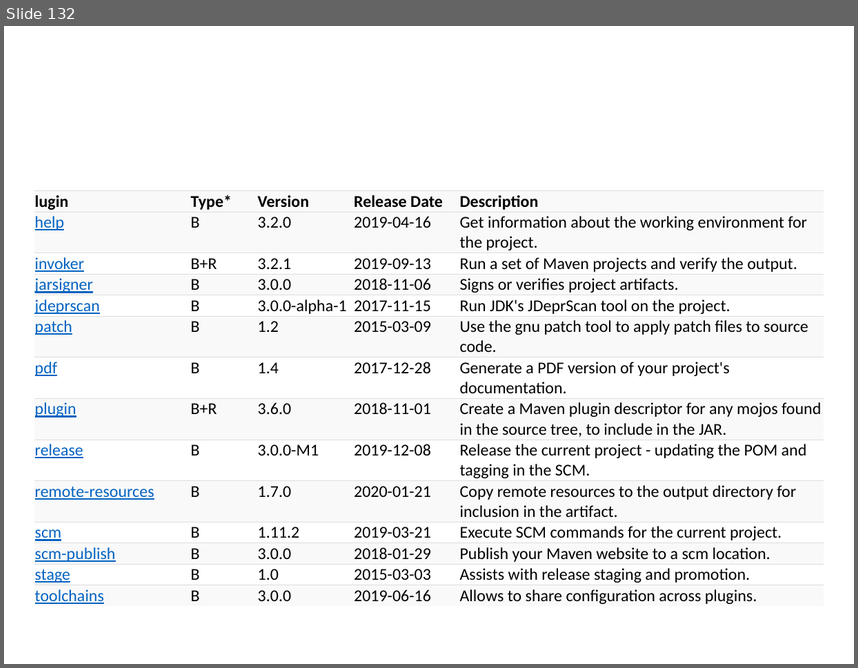
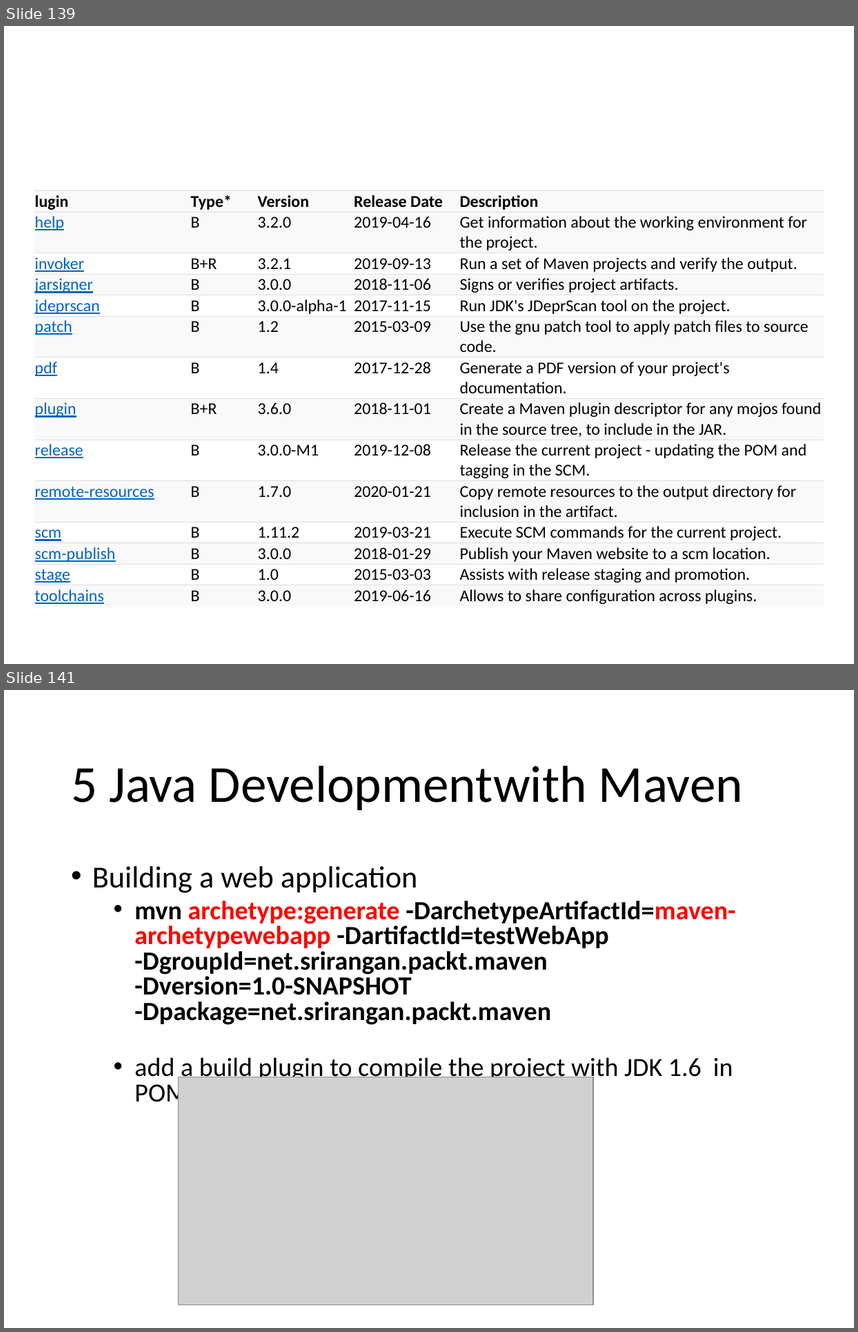
Before and after one commit to lawren43/mytest-repo, a slide deck: test-maven/doc/20191023-Maven Tutorial.pptx. Shown one above the other, each under a label of ours: slide 132 before the commit, slides 139 and 141 after it; the slides between them are not shown. The pictures are 858x668 and 858x1332 pixels, drawn with LibreOffice and Linux fonts; fonts in the diff are those of the drawing; grey boxes stand for pictures. Boxes give left, top, right and bottom in pixels: in the first picture for what was removed or moved away, otherwise in the second. Text is boxed around its words. In the diff, an @@ line names an element or a change of style, - is before the commit and + after.

```diff
--- a/test-maven/doc/20191023-Maven Tutorial.pptx
+++ b/test-maven/doc/20191023-Maven Tutorial.pptx
@@ slide 141 added at (x1=4, y1=690, x2=854, y2=1328), background #FFFFFF @@
@@ title added at (x1=71, y1=765, x2=744, y2=810), 44 pt, text #000000 @@
+5 Java Developmentwith Maven
@@ text added at (x1=92, y1=866, x2=735, y2=1107), 22.2 pt, text #000000, bold @@
+• Building a web application
+  • mvn archetype:generate -DarchetypeArtifactId=maven-archetypewebapp -DartifactId=testWebApp -DgroupId=net.srirangan.packt.maven
+    -Dversion=1.0-SNAPSHOT -Dpackage=net.srirangan.packt.maven
+  • add a build plugin to compile the project with JDK 1.6 in POM
@@ picture added at (x1=179, y1=1077, x2=593, y2=1305) @@
@@ what was slide 132 is now slide 139 @@
```
Also in this commit, not shown: 3 slides changed, 22 other slides added, 4 other files.
